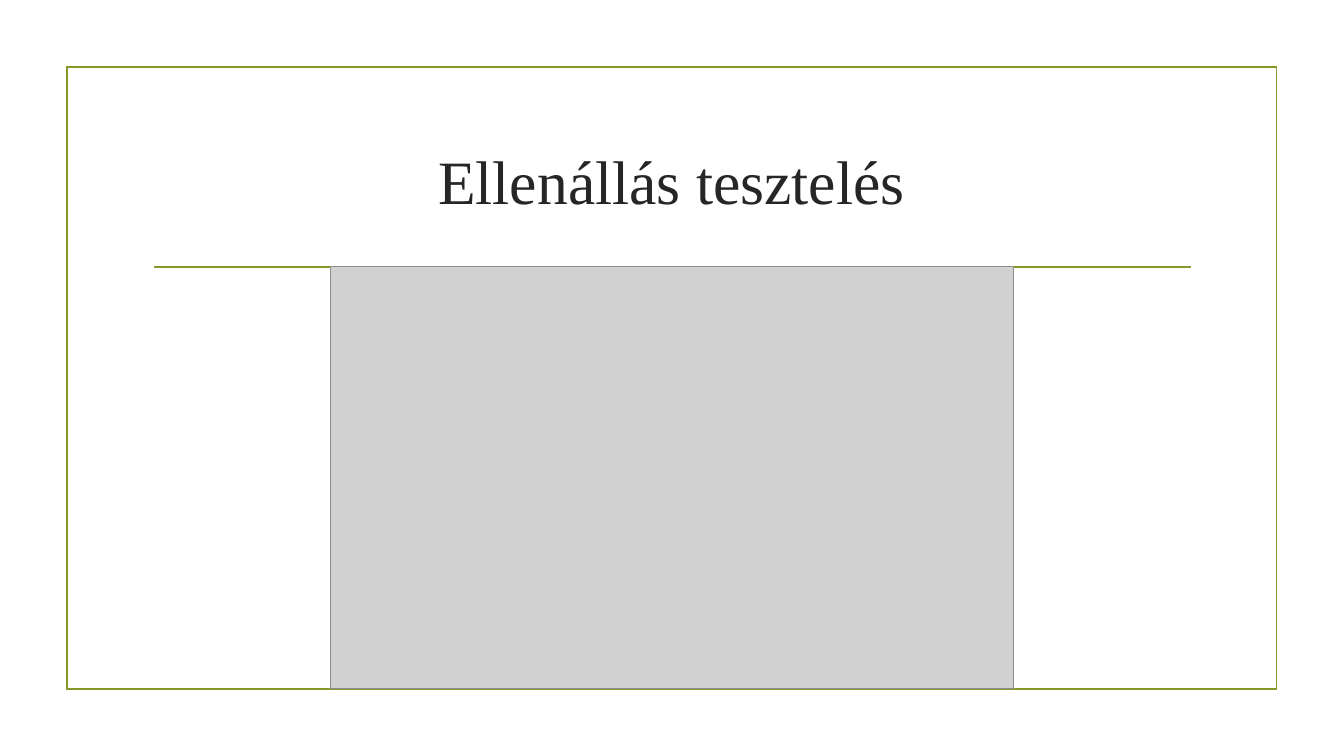
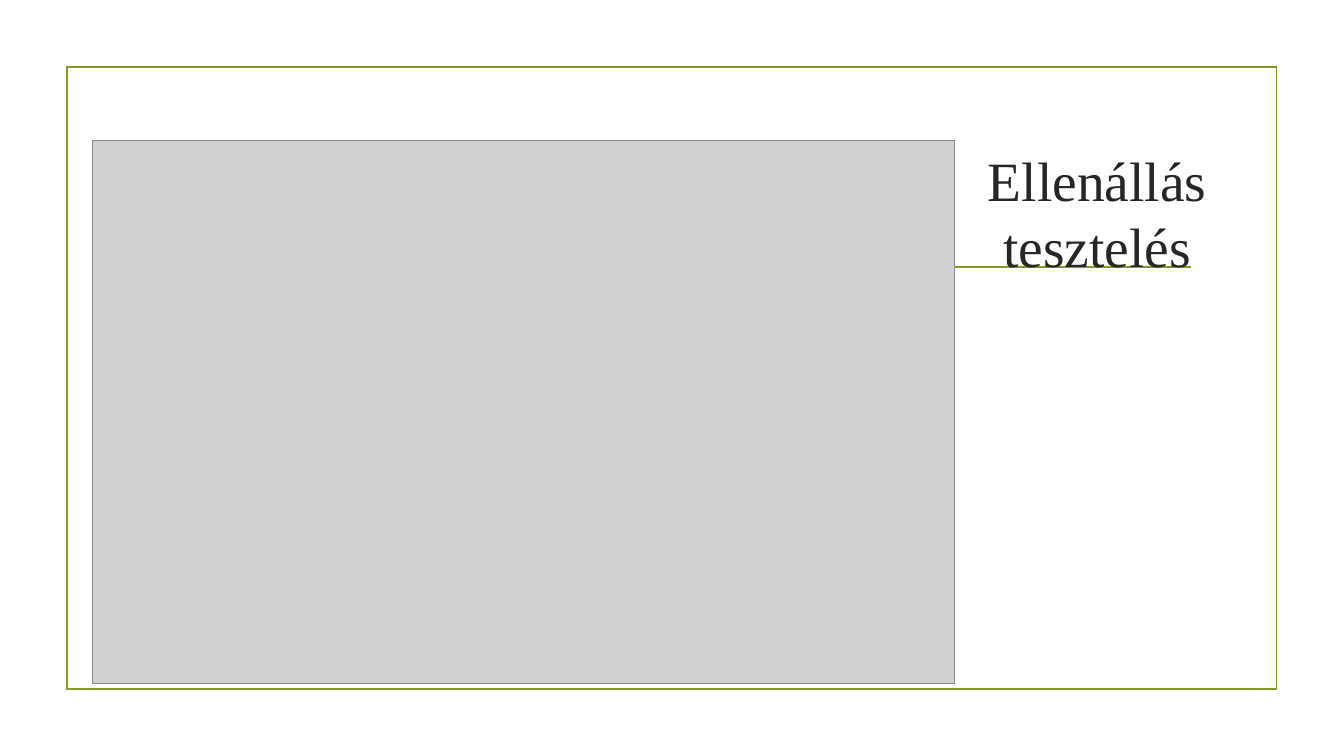
Before and after one commit to LukacsBotond/Allamvizsga, a slide deck: slide 14 of Doc/Lukacs_Botond_prezentacio.pptx (slide 9 before the commit). Drawn at 1344x756 pixels with LibreOffice and Linux fonts; fonts in the diff are those of the drawing; grey boxes stand for pictures; background and template pictures are left out. Boxes give left, top, right and bottom in pixels: in the first picture for what was removed or moved away, otherwise in the second. Text is boxed around its words. In the diff, an @@ line names an element or a change of style, - is before the commit and + after.

```diff
--- a/Doc/Lukacs_Botond_prezentacio.pptx
+++ b/Doc/Lukacs_Botond_prezentacio.pptx
@@ picture: place and size @@
-picture at box(331, 266, 1013, 689)
+picture at box(92, 140, 955, 684)
@@ title "Ellenállás tesztelés": place and size @@
-title "Ellenállás tesztelés" at box(438, 161, 904, 205)
+title "Ellenállás tesztelés" at box(988, 162, 1206, 268)
@@ title "Ellenállás tesztelés" at box(988, 162, 1206, 268): size 44 to 39.6 pt @@
```
Also in this commit, not shown: 4 other slides changed, 5 slides added, 4 other files.
